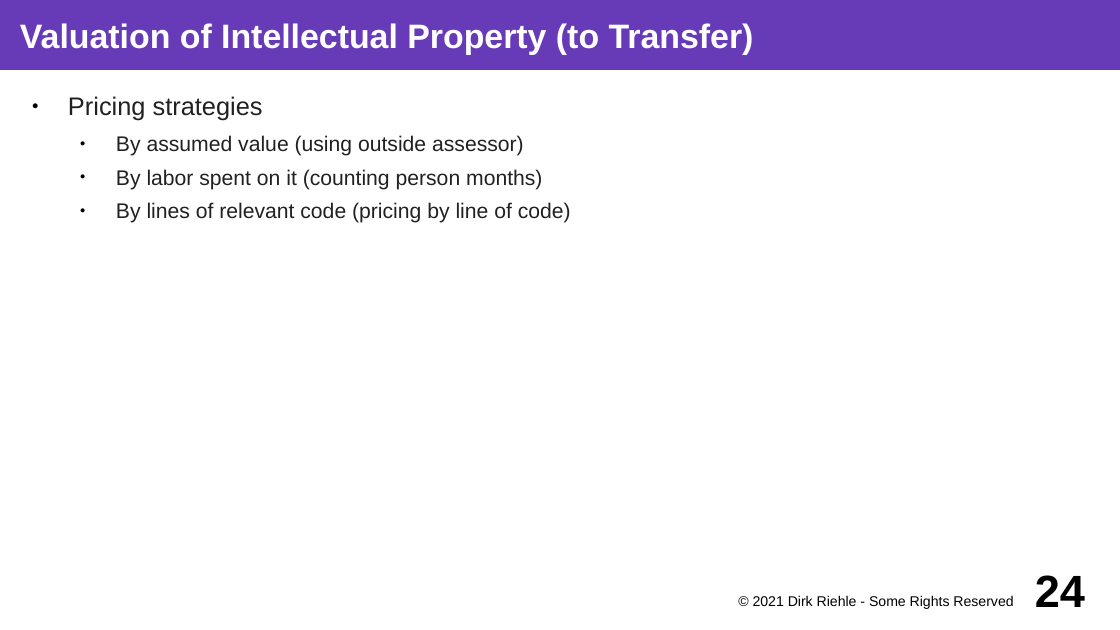
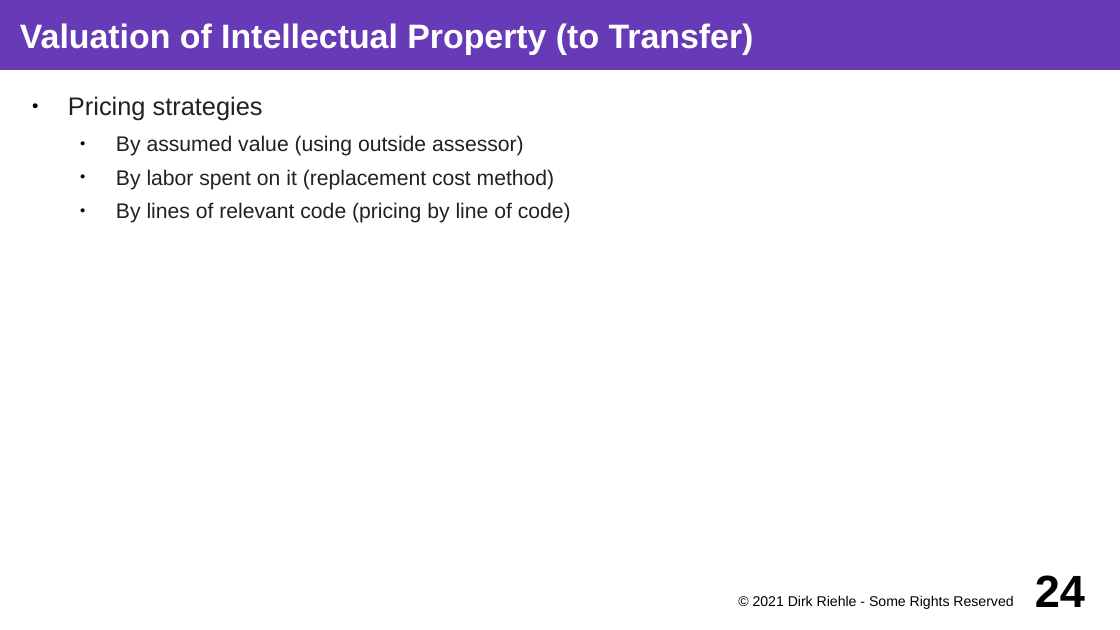
Before and after one commit to dirkriehle/coss-course, a slide deck: slide 24 of Lecture slides/COSS D03 - University Spin-offs.odp. Drawn at 1120x630 pixels with LibreOffice and Linux fonts; fonts in the diff are those of the drawing. Boxes give left, top, right and bottom in pixels: in the first picture for what was removed or moved away, otherwise in the second. Text is boxed around its words. In the diff, an @@ line names an element or a change of style, - is before the commit and + after.

```diff
--- a/Lecture slides/COSS D03 - University Spin-offs.odp
+++ b/Lecture slides/COSS D03 - University Spin-offs.odp
@@ text at (116, 169, 555, 190): text changed @@
-  ● By labor spent on it (counting person months)
+  ● By labor spent on it (replacement cost method)
```
Also in this commit, not shown: 10 other slides changed, 3 other files.
